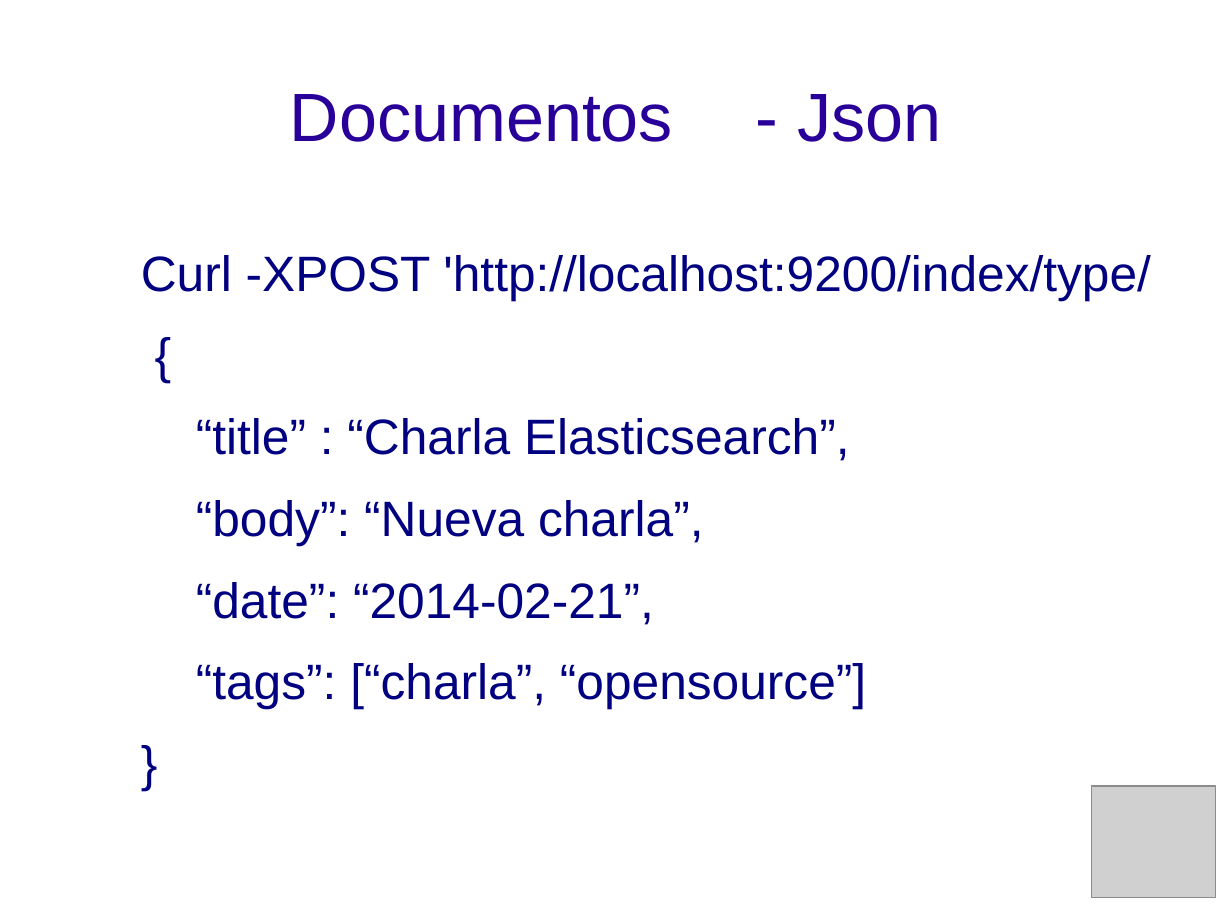
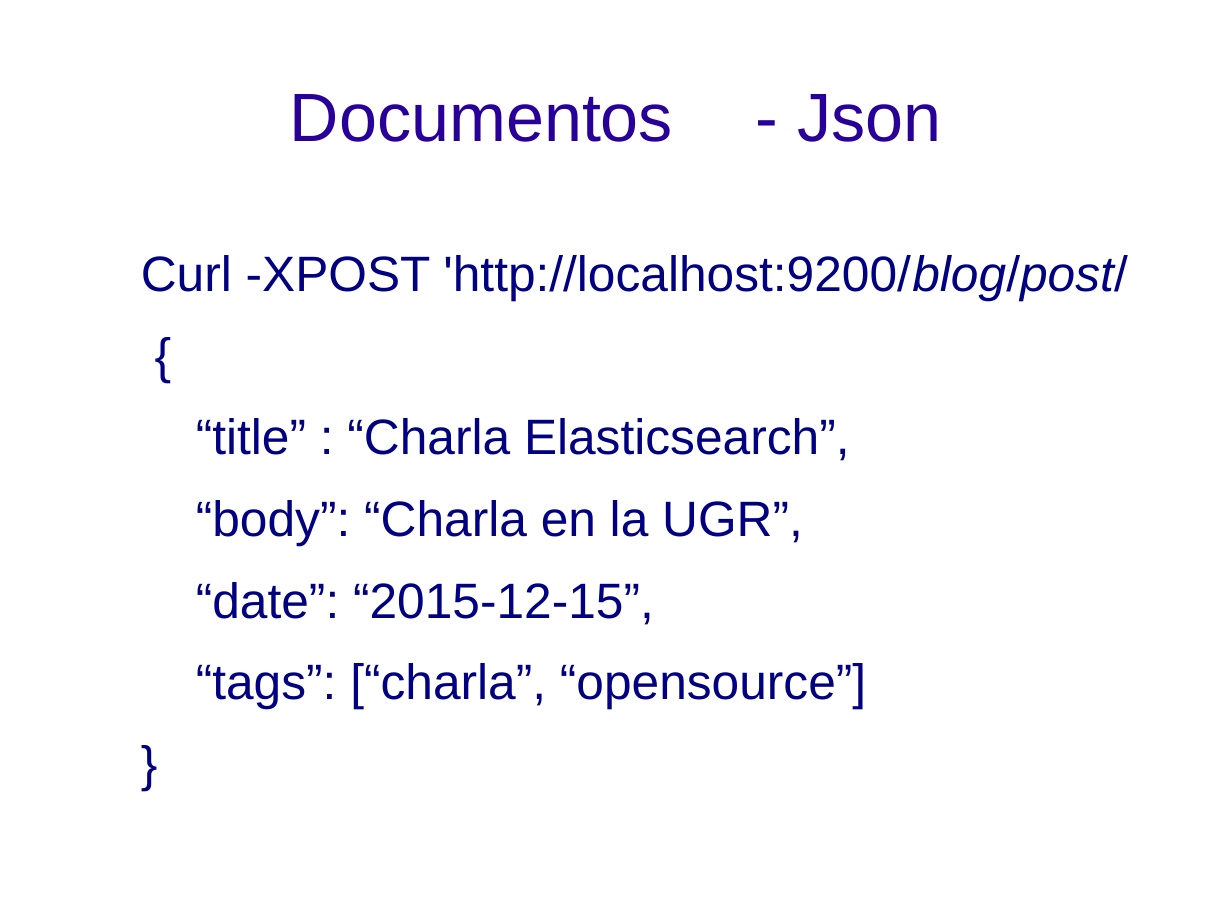
Before and after one commit to davidsf/charla_elasticsearch, a slide deck: slide 9 of elasticsearch.odp (slide 5 before the commit). Drawn at 1232x924 pixels with LibreOffice and Linux fonts; fonts in the diff are those of the drawing; grey boxes stand for pictures; background and template pictures are left out. Boxes give left, top, right and bottom in pixels: in the first picture for what was removed or moved away, otherwise in the second. Text is boxed around its words. In the diff, an @@ line names an element or a change of style, - is before the commit and + after.

```diff
--- a/elasticsearch.odp
+++ b/elasticsearch.odp
@@ text at (141, 255, 1127, 301): text changed @@
-Curl -XPOST 'http://localhost:9200/index/type/
+Curl -XPOST 'http://localhost:9200/blog/post/
@@ text at (196, 500, 803, 625): text changed @@
-“body”: “Nueva charla”,
-“date”: “2014-02-21”,
+“body”: “Charla en la UGR”,
+“date”: “2015-12-15”,
@@ picture removed at (1091, 786, 1215, 898) @@
```
Also in this commit, not shown: 6 other slides changed, 10 slides added, 3 slides removed.
